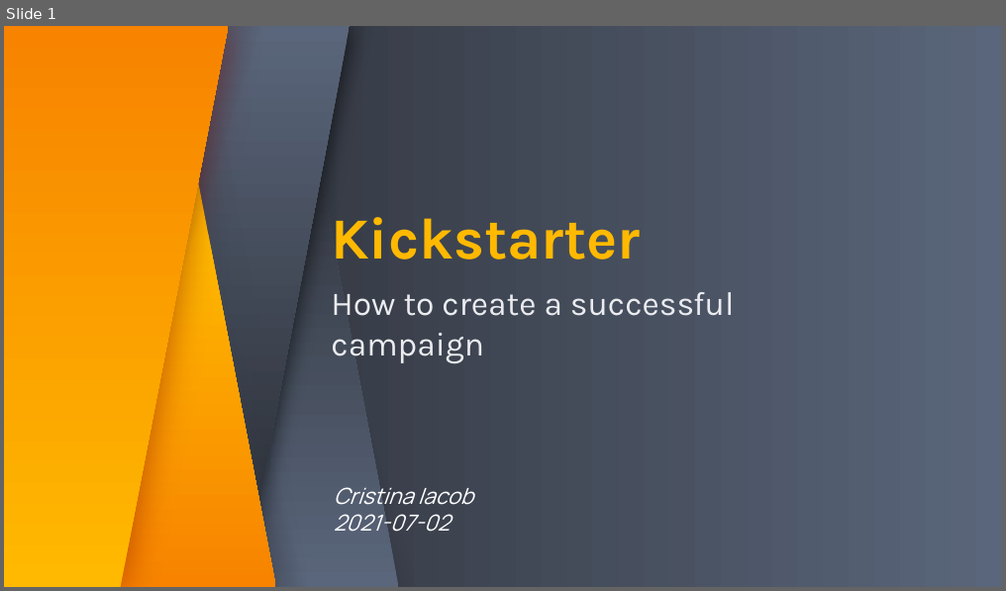
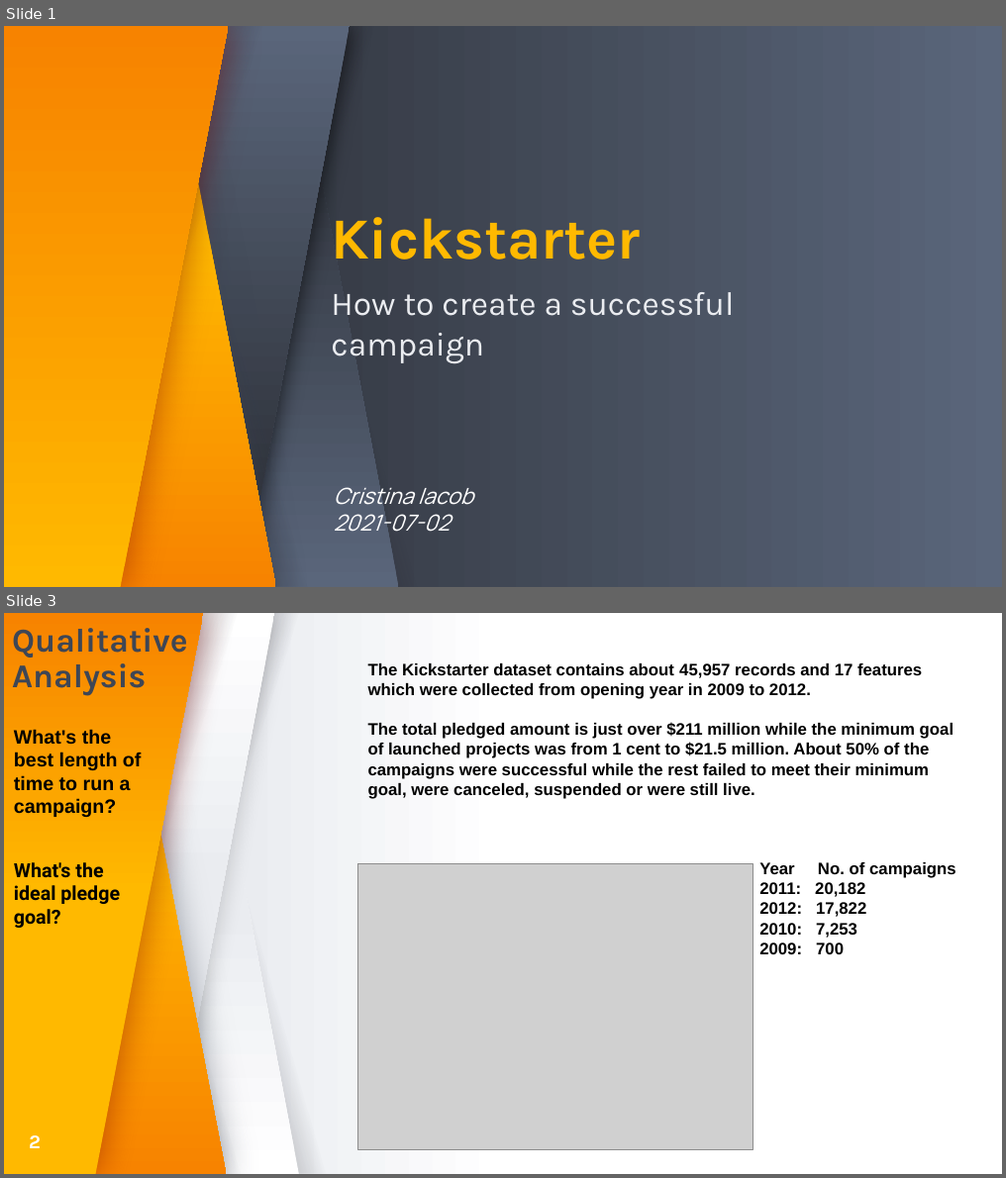
Before and after one commit to cristina-iacob/kickstarter_analysis, a slide deck: kickstarter_analysis.pptx. Shown one above the other, each under a label of ours: slide 1 before the commit, slides 1 and 3 after it; the slides between them are not shown. The pictures are 1006x591 and 1006x1178 pixels, drawn with LibreOffice and Linux fonts; fonts in the diff are those of the drawing; grey boxes stand for pictures. Boxes give left, top, right and bottom in pixels: in the first picture for what was removed or moved away, otherwise in the second. Text is boxed around its words. In the diff, an @@ line names an element or a change of style, - is before the commit and + after.

```diff
--- a/kickstarter_analysis.pptx
+++ b/kickstarter_analysis.pptx
@@ slide 3 added at (4, 613, 1002, 1174), background gradient #FFFFFF to #EAECF0 @@
@@ freeform shape added at (4, 613, 227, 1174), fill gradient #FFB900 to #F78300 @@
@@ freeform shape added at (4, 613, 204, 1174), fill gradient #FFB900 to #F78300 @@
@@ parallelogram added at (7, 613, 237, 1173), fill gradient #3E4655 to #27252C @@
@@ text added at (12, 628, 187, 696), 24 pt, text #3E4655, bold @@
+Qualitative
+Analysis
@@ parallelogram added at (26, 613, 255, 1173), fill gradient #3E4655 to #27252C @@
@@ parallelogram added at (45, 613, 274, 1173), fill gradient #FFFFFF to #EAECF0 @@
@@ parallelogram added at (69, 613, 298, 1173), fill gradient #FFFFFF to #EAECF0 @@
@@ parallelogram added at (69, 613, 298, 1173), fill gradient #3E4655 to #27252C @@
@@ parallelogram added at (111, 613, 341, 1173), fill gradient #3E4655 to #27252C @@
@@ text added at (368, 663, 953, 799), 12 pt, text #000000, bold @@
+The Kickstarter dataset contains about 45,957 records and 17 features which were collected from opening year in 2009 to 2012.
+The total pledged amount is just over $211 million while the minimum goal of launched projects was from 1 cent to $21.5 million. About 50% of the campaigns were successful while the rest failed to meet their minimum goal, were canceled, suspended or were still live.
@@ text added at (14, 729, 141, 817), 14 pt, text #000000, bold @@
+What's the best length of time to run a campaign?
@@ text added at (14, 862, 120, 928), 14 pt, text #000000, bold @@
+What's the ideal pledge goal?
@@ picture added at (358, 864, 753, 1151) @@
@@ text added at (759, 862, 956, 955), 12 pt, text #000000, bold @@
+Year No. of campaigns
+2011: 20,182
+2012: 17,822
+2010: 7,253
+2009: 700
@@ text added at (29, 1136, 41, 1149), 14 pt, text #FFFFFF, bold @@
+2
```
Also in this commit, not shown: 2 slides changed, 3 other slides added, 3 slides removed.
